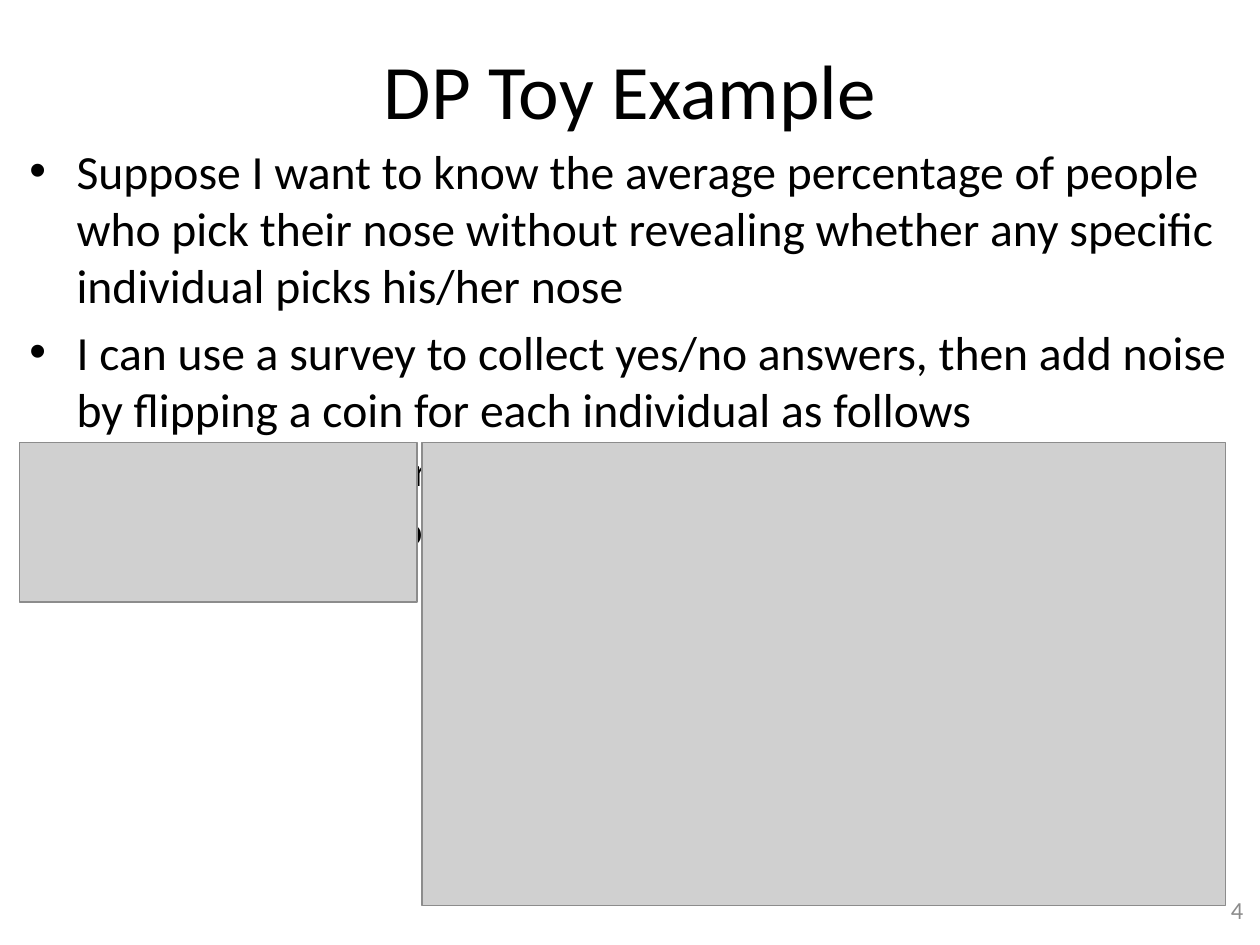
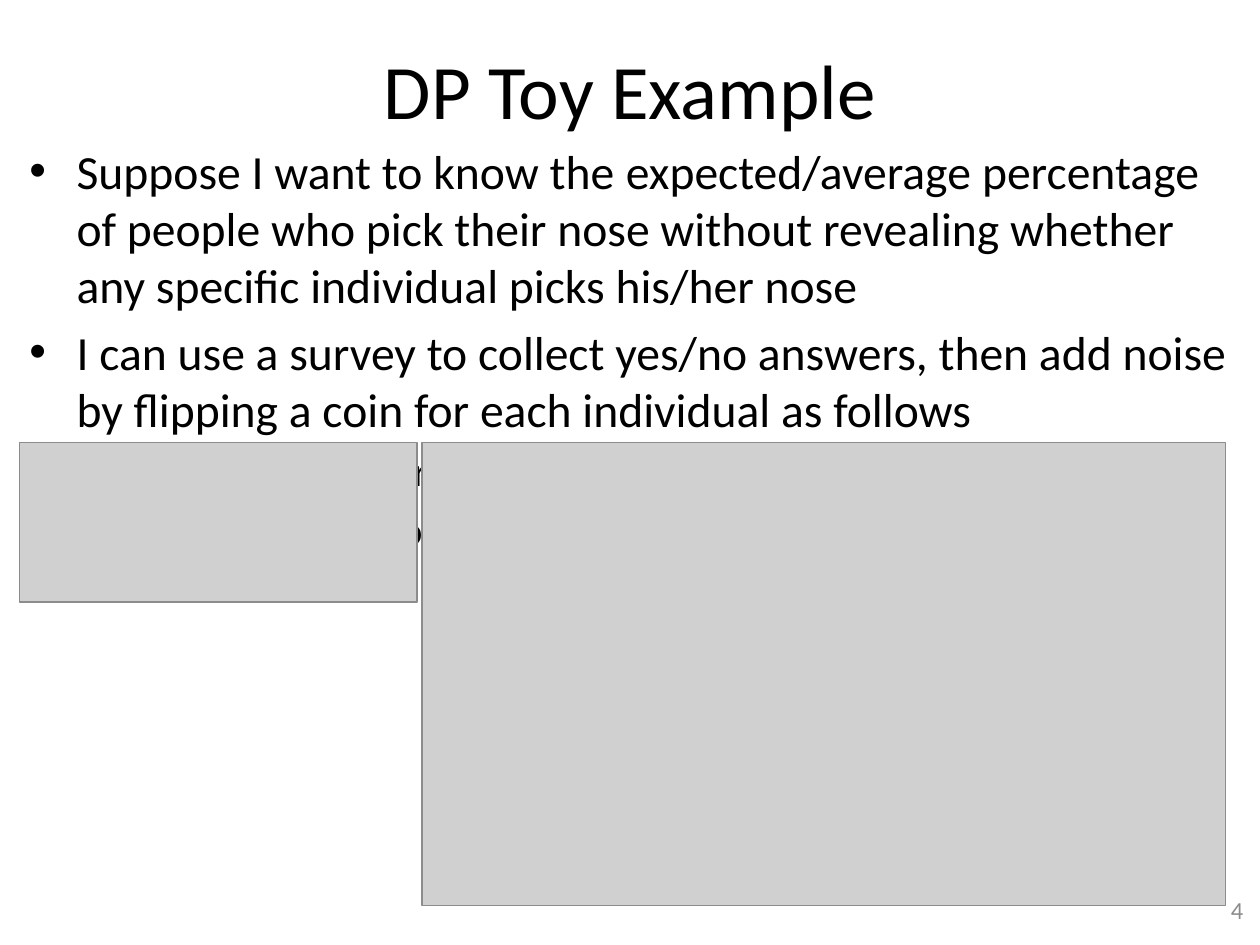
Before and after one commit to gulaoshi/gu.github.io, a slide deck: slide 4 of AdvOS/PPT+papers/Gu-DiffPriv.pptx. Drawn at 1260x945 pixels with LibreOffice and Linux fonts; fonts in the diff are those of the drawing; grey boxes stand for pictures. Boxes give left, top, right and bottom in pixels: in the first picture for what was removed or moved away, otherwise in the second. Text is boxed around its words. In the diff, an @@ line names an element or a change of style, - is before the commit and + after.

```diff
--- a/AdvOS/PPT+papers/Gu-DiffPriv.pptx
+++ b/AdvOS/PPT+papers/Gu-DiffPriv.pptx
@@ text at <box>77,156,1199,311</box>: text changed @@
-• Suppose I want to know the average percentage of people who pick their nose without revealing whether any specific individual picks his/her nose
+• Suppose I want to know the expected/average percentage of people who pick their nose without revealing whether any specific individual picks his/her nose
```
Also in this commit, not shown: 5 other slides changed, 7 slides added, 1 slide removed.
